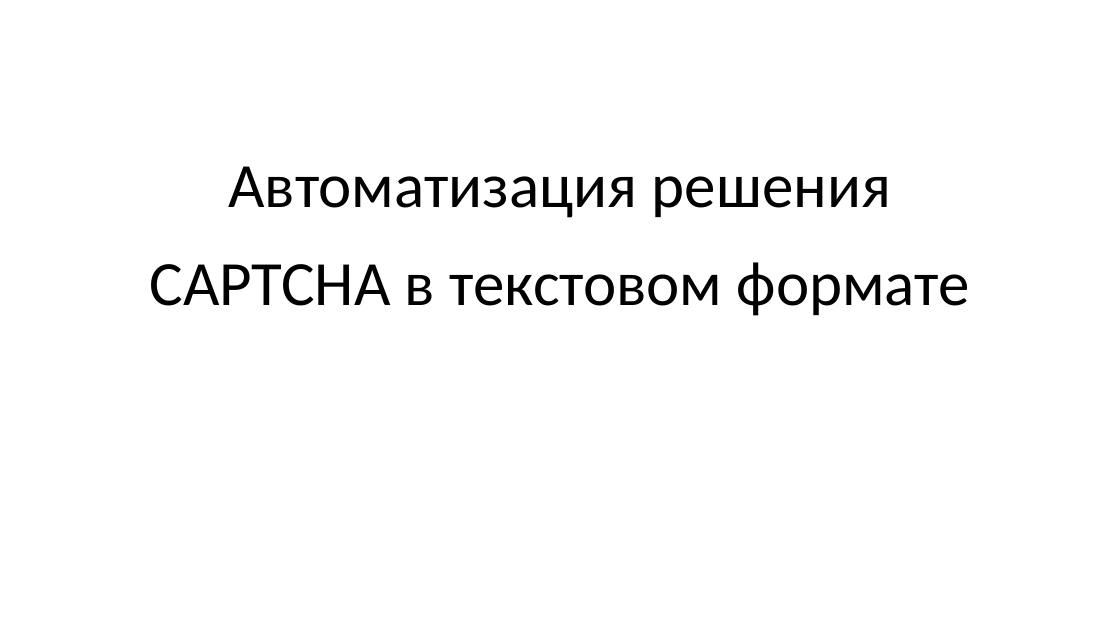
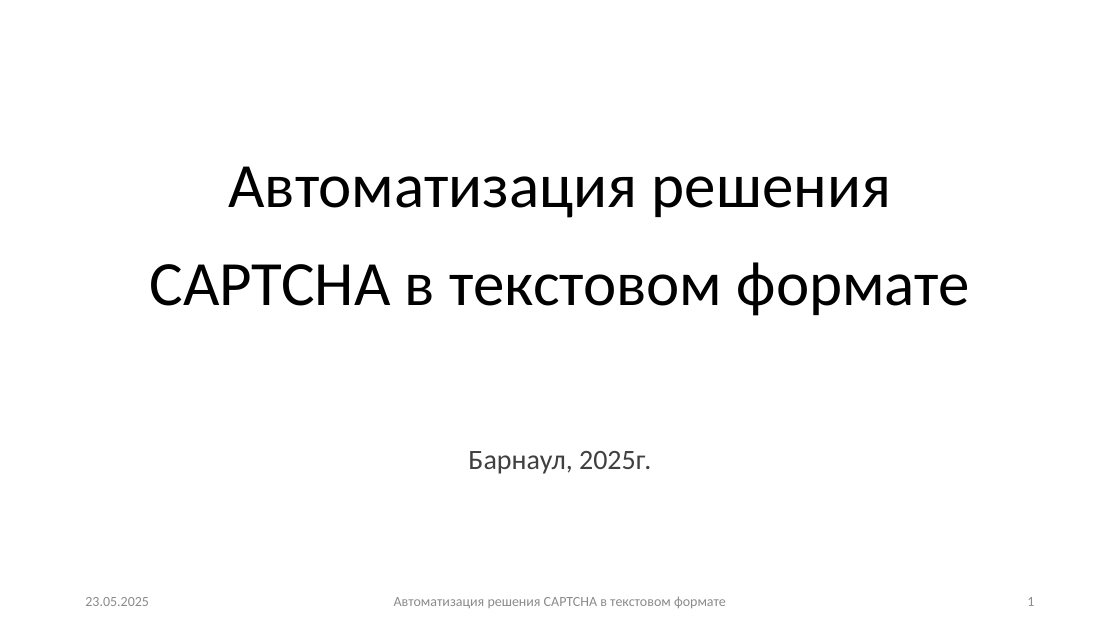
Before and after one commit to just-russian-amateur/university_projects, a slide deck: slide 1 of 2_course_master/Конференции/Презентация для конференции.pptx. Drawn at 1120x630 pixels with LibreOffice and Linux fonts; fonts in the diff are those of the drawing. Boxes give left, top, right and bottom in pixels: in the first picture for what was removed or moved away, otherwise in the second. Text is boxed around its words. In the diff, an @@ line names an element or a change of style, - is before the commit and + after.

```diff
--- a/2_course_master/Конференции/Презентация для конференции.pptx
+++ b/2_course_master/Конференции/Презентация для конференции.pptx
@@ subtitle added at (468, 451, 651, 474), 24 pt, text #404040 @@
+Барнаул, 2025г.
@@ text added at (85, 597, 149, 606), 12 pt, text #8C8C8C @@
+23.05.2025
@@ text added at (394, 596, 726, 608), 12 pt, text #8C8C8C @@
+Автоматизация решения CAPTCHA в текстовом формате
@@ page number added at (1027, 597, 1034, 606), 12 pt, text #8C8C8C @@
+1
```
Also in this commit, not shown: 11 other slides changed.
